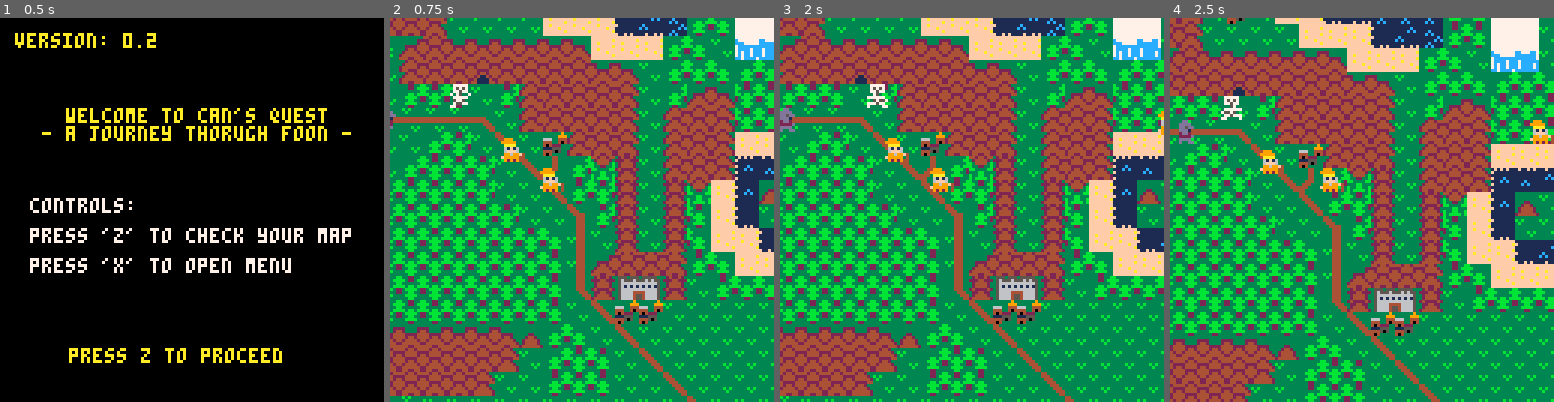
Above: before the commit, frames 1-4 (left to right).
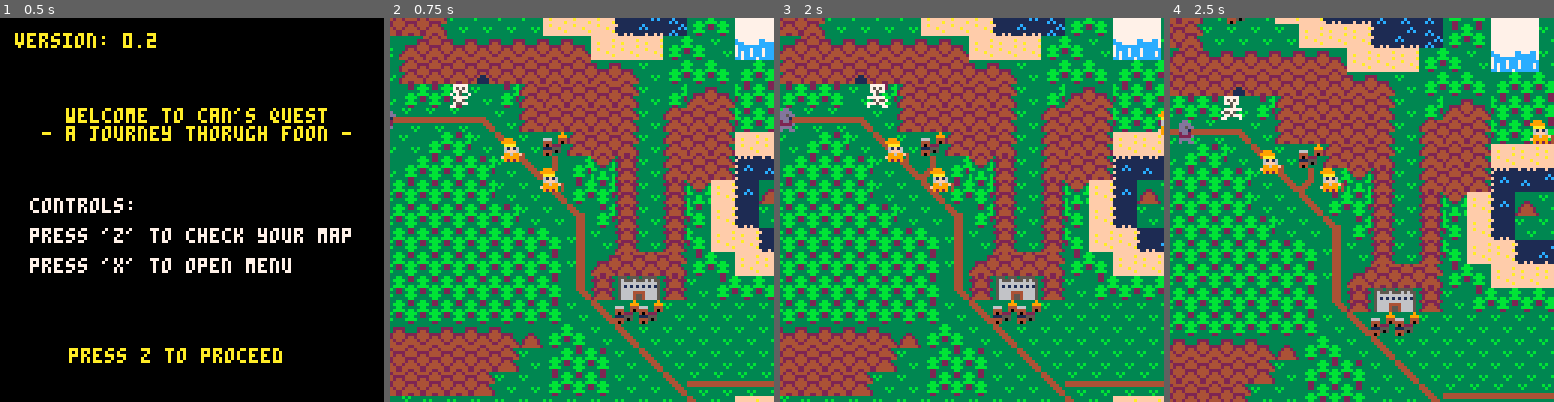
Above: after the commit, the same moments.

Repository: bigbadbones/cannsjourney
Game: PICO-8 cartridge foon.p8
Same seed, same stepped clock (60 frames per second), same inputs: the game is played once before the commit and once after it.
Inputs:
- Up to frame 1 (0.5 s): tap X (X key) at 0.33 s
- Up to frame 2 (0.75 s): tap O (Z key) at 0.7 s
- Up to frame 3 (2 s): tap X (X key) at 1.07, 1.85 s; hold Right from 1.6 s (still down); tap O (Z key) at 1.7 s
- Up to frame 4 (2.5 s): release Right at 2.1 s; tap O (Z key) at 2.1 s; hold Up 2.15-2.42 s; hold Right from 2.47 s (still down)

Frame 1 is identical in both runs. In frame 2, 0.7% of the frame differs, in the area x 77-100%, y 92-100%; in frame 3, 0.9%, in the area x 74-100%, y 92-100%; in frame 4, 0.6%.

Commit message:
began implementing battles, added menu sfx

Diff:
--- a/foon.p8
+++ b/foon.p8
@@ -11,7 +11,11 @@
  can.speed = 1
  can.size = {8,8}
  can.faceleft = false
+ animation_ongoing = false
+
  gamestate = 0 //0 is title screen
+
+
  sentence  = ""
  menuid = 1
  selectid = 1
@@ -136,27 +140,42 @@
 end
 
 function _update()
- if gamestate == 0 then
- 	handleinputs_titlescreen()
- elseif gamestate == 1 then
- 	handleinputs_worldscreen()
-
- elseif gamestate == 2 then
-  handleinputs_menuscreen()
+ if not animation_ongoing then
+
+  if gamestate == 0 then
+  	handleinputs_titlescreen()
+  elseif gamestate == 1 then
+  	handleinputs_worldscreen()
+
+  elseif gamestate == 2 then
+   handleinputs_menuscreen()
+
+  elseif gamestate == 3 then
+  	handleinputs_battlescreen()
+  end
  end
 end
 
 function _draw()
-	if gamestate==0 then
-		draw_titlescreen()
- elseif (gamestate==1) then
-  draw_worldscreen()
-  updatemapinteracts()
-	elseif gamestate ==2 then
-	 draw_menuscreen()
-	end
+ if animation_ongoing then
+ 	animate()
+ else
+ 	if gamestate==0 then
+ 		draw_titlescreen()
+  elseif (gamestate==1) then
+   draw_worldscreen()
+   updatemapinteracts()
+ 	elseif gamestate ==2 then
+ 	 draw_menuscreen()
+ 	elseif gamestate ==3 then
+ 		draw_battlescreen()
+ 	end
+ end
 end
 -->8
+
+
+
 function inittext()
  verbs =
  {"killed",
@@ -317,6 +336,64 @@
 	end
 end
 -->8
+
+canhealth = {1,1}
+enemyhealth ={1,1}
+battleselect = 1
+animation = {}
+battleturn = 0
+
+
+attack_anim = {}
+attack_anim.running = false
+attack_anim.lastupdate = nil
+attack_anim.duration = .2
+attack_anim.audio = 16
+attack_anim.slides = {69,70}
+attack_anim.location = {0,0}
+attack_anim.index = 1
+
+
+
+----------- animation ------
+
+function start_animation(a,loc)
+ a.index = 1
+ a.location = {loc[1],loc[2]}
+	animation = a
+	if a.audio then
+		sfx(a.audio)
+	end
+	spr(a.slides[a.index],
+	a.location[1],
+	a.location[2])
+
+	animation.lastupdate = time()
+ animation.index+=1
+	animation_ongoing = true
+end
+…(4 lines of a section not shown)…
+function animate()
+
+if time() - animation.lastupdate
+ >=animation.duration then
+ if animation.index>#animation.slides then
+ 	animation_ongoing = false
+	else
+ spr(animation.slides[animation.index],
+ animation.location[1],
+ animation.location[2])
+
+ animation.lastupdate = time()
+ animation.index+=1
+ end
+	end
+end
+
+----------- title -----------
 function draw_titlescreen()
  version = 0.2
  cls()
@@ -337,6 +415,7 @@
   end
 end
 
+----------- menu -----------
 function draw_menuscreen()
    cls()
    print("--menu--",50,10,7)
@@ -371,29 +452,32 @@
 	if menuscreen[menuid].text[selectid][2]!=0then
   menuid = menuscreen[menuid].text[selectid][2]
  	selectid = 1
- end
-end
-
+ 	sfx(18)
+ end
+end
 
 function handleinputs_menuscreen()
   if btnp(5) then
   	gamestate = 1
   	menuid = 1
   	selectid=1
+  	sfx(15)
   end
   if btnp(2) and selectid!=1  then
   	selectid-=1
+  	sfx(18)
   end
 
   if btnp(3) and menuscreen[menuid].len>=selectid+1 then
   	selectid+=1
+  	sfx(18)
   end
   if btnp(4) then
   	selectmenu()
   end
 end
 
-
+----------- world -----------
 
 function draw_worldscreen()
   cls()
@@ -442,6 +526,7 @@
 
   if btnp(5) then
   	gamestate = 2
+  	sfx(15)
   end
 
   if world == "overworld" then
@@ -463,10 +548,203 @@
 
 
 end
+
+----------- battle -----------   cls()
+function draw_battlescreen()
+ cls()
+ print("!!battle!!",50,10,7)
+ draw_battle_art()
+	draw_battlemenu()
+
+end
+
+function getenemysprite()
+updatesprite(npcs[2])
+return {npcs[2],"evil ogre"}
+end
+
+function draw_battle_art()
+ drawhealthbars(canhealth,enemyhealth)
+
+
+ updatesprite(can)
+ spr(can.frames[can.frameid],
+ 15,
+ 75)
+ print ("can\nthe yellow",10,30,10)
+
+	enemy = getenemysprite ()
+	spr(enemy[1].frames[enemy[1].frameid],
+	95,
+	75,
+	1,1,true,	false)
+ print (enemy[2],75,30,10)
+end
+
+
+function drawhealthbars(chealth,ehealth)
+ local xoff = 0
+ local yoff = 50
+ local barwidth = 50
+ local barheight = 5
+ local enemyspace = 75
+ local hpmpspace = 8
+ print (enemyhealth[1],10,10,9)
+ print ("hp:",xoff,yoff,8)
+ rectfill(xoff+12,
+ yoff,
+ xoff+barwidth*chealth[1],
+ yoff+barheight,8)
+ rect(xoff+12,
+ yoff,
+ xoff+barwidth,
+ yoff+barheight,2)
+
+ print ("mp:",
+ xoff,
+ yoff+hpmpspace,
+ 12)
+ rectfill(xoff+12,
+ yoff + hpmpspace,
+ xoff +barwidth*canhealth[2],
+ yoff + hpmpspace+ barheight,
+ 12)
+ rect(xoff+12,
+ yoff + hpmpspace,
+ xoff +barwidth,
+ yoff + hpmpspace+ barheight,
+ 1)
+
+ print ("hp:",xoff-10+enemyspace,yoff,8)
+ rectfill(xoff+enemyspace,
+ yoff,
+ xoff+relativebar(enemyhealth[1],barwidth)+
+  enemyspace,
+ yoff+barheight,8)
+ rect(
+ xoff+enemyspace,
+ yoff,
+ xoff+barwidth+enemyspace,
+ yoff+barheight,2)
+ print ("mp:",
+ xoff+enemyspace-10,
+ yoff+hpmpspace,
+ 12)
+ rectfill(xoff+enemyspace,
+ yoff + hpmpspace,
+ xoff + enemyspace+relativebar(ehealth[2],barwidth),
+ yoff + hpmpspace+ barheight,
+ 12)
+ rect(xoff+enemyspace,
+ yoff + hpmpspace,
+ xoff + barwidth+enemyspace,
+ yoff + hpmpspace+ barheight,
+ 1)
+ end
+
+function battleselectmenu()
+ if (	battleturn == 0)
+ and not animation_ongoing then
+  	if battleselect == 3 then
+  	  gamestate = 1
+    	menuid = 1
+    	selectid=1
+   elseif battleselect ==1 then
+   	attack()
+   elseif battleselect ==2 then
+   	magic()
+  	end
+ else
+ 	enemyturn()
+ end
+end
+
+function relativebar(health,width)
+
+if health <0.1 then
+
+return 0
+
+else
+
+return health*width
+end
+end
+
+function attack()
+
+ if enemyhealth[1] >=0.01
+ then
+		enemyhealth[1] -=0.1
+		start_animation(attack_anim,{95,72})
+	end
+	battleturn = 1
+end
+
+function magic ()
+ if enemyhealth[1] > 0.01
+ then
+		enemyhealth[1] -=0.1
+	end
+end
+
+function enemyturn()
+	local move = flr(rnd(2))
+	if (move != -1) then
+	 if canhealth[1] >=0.01 then
+			canhealth[1] -=0.1
+			start_animation(attack_anim,{15,75})
+
+		end
+	end
+		battleturn = 0
+end
+function draw_battlemenu()
+ if (battleturn == 1)
+ then
+	 enemyturn()
+ end
+	rect (1,90,125,125,10)
+	print("attack",25,95,10)
+	print("spell",25,105,10)
+	print("run",25,115,10)
+	drawarrow(15,87+10*battleselect,10)
+end
+
+function handleinputs_battlescreen()
+
+  if btnp(2) and battleselect!=1  then
+  	battleselect-=1
+  end
+
+  if btnp(3) and 3>=battleselect+1 then
+  	battleselect+=1
+  end
+
+  if btnp(4) then
+   battleselectmenu()
+  end
+
+end
 -->8
+
+outside_hoggsface = {37,21,37,21}
+outside_capitol_city = {40,28,41,28}
+outside_gratax = {43,46,43,46}
+outside_meagas = {46,34,46,34}
+
+outside_furlingshire = {31,34,37,34}
+outside_terrakis = {22,29,23,29}
+outside_jizzleknob = {52,21,53,21}
+
+
+
+nr_of_towns =8
+towns ={}
+
+
 function init_mapelems()
- nr_of_towns =1
- towns ={}
+
  for n=1,nr_of_towns do
   add(towns,{})
   towns[n].nr_of_elems = 0
@@ -474,14 +752,102 @@
  end
 
  --hogsface
- towns[1].nr_of_elems =2
+ towns[1].nr_of_elems =4
  towns[1].elems=
  {
-
- {114,120,003,"tavern"},
- {114,125,004,nil}
-
- }
+ {114,120,003,"tavern",2},
+ {98,125,004,nil,nil},
+ {67,120,7,"exit",1},
+ {67,121,7,"exit",1}
+ }
+
+ --tavern
+ towns[2].nr_of_elems = 2
+ towns[2].elems=
+ {
+ {67,121,15,"exit",1},
+ {67,122,15,"exit",1}
+ }
+
+
+  --capitol
+ towns[3].nr_of_elems =10
+ towns[3].elems=
+ {
+ {98,118,2,nil,nil},
+ {98,125,003,nil,nil},
+ {98,126,005,nil,nil},
+ {98,123,004,nil,nil},
+ {98,123,004,nil,nil},
+ {98,123,004,nil,nil},
+ {20,121,1,nil,nil},
+ {21,122,1,nil,nil},
+ {67,120,7,"exit",3},
+ {67,121,7,"exit",3}
+ }
+
+ --gratax
+ towns[4].nr_of_elems =6
+ towns[4].elems=
+ {
+ {98,118,2,nil,nil},
+ {98,125,2,nil,nil},
+ {98,129,005,nil,nil},
+ {98,123,004,nil,nil},
+ {67,120,7,"exit",4},
+ {67,121,7,"exit",4}
+ }
+
+  --meagas
+ towns[5].nr_of_elems =6
+ towns[5].elems=
+ {
+ {98,118,2,nil,nil},
+ {98,125,2,nil,nil},
+ {98,129,005,nil,nil},
+ {98,123,004,nil,nil},
+ {67,120,7,"exit",4},
+ {67,121,7,"exit",4}
+ }
+
+
+
+ --furlingshire
+ towns[6].nr_of_elems =6
+ towns[6].elems=
+ {
+ {98,118,2,nil,nil},
+ {98,125,2,nil,nil},
+ {98,129,005,nil,nil},
+ {98,123,004,nil,nil},
+ {67,120,7,"exit",4},
+ {67,121,7,"exit",4}
+ }
+--terrakis
+ towns[7].nr_of_elems =6
+ towns[7].elems=
+ {
+ {98,118,2,nil,nil},
+ {98,125,2,nil,nil},
+ {98,129,005,nil,nil},
+ {98,123,004,nil,nil},
+ {67,120,7,"exit",4},
+ {67,121,7,"exit",4}
+ }
+--jizzleknob
+ towns[8].nr_of_elems =6
+ towns[8].elems=
+ {
+ {98,118,2,nil,nil},
+ {98,125,2,nil,nil},
+ {98,129,005,nil,nil},
+ {98,123,004,nil,nil},
+ {67,120,7,"exit",4},
+ {67,121,7,"exit",4}
+ }
+
+
+
 
 end
 
@@ -489,11 +855,11 @@
 function draw_mapelems()
  if not (world=="overworld")and
  towns[townid] then
-
-  for n=1,towns[townid].nr_of_elems do
+  for n=1, towns[townid].nr_of_elems do
    elem =towns[townid].elems[n]
    spr(elem[1],
    (elem[2]-cellx) *8+sx,
+
    (elem[3]-celly) *8+sy)
   end
 
@@ -502,79 +868,56 @@
 end
 
 function updatemapinteracts()
-
 if not (world=="overworld") then
   for n=1,towns[townid].nr_of_elems do
-   elem =towns[townid].elems[n]
-
-   if (isplayerintersecting(
-    ((elem[2]-cellx) *8+sx),
-    ((elem[3]-celly) *8+sy))
-    )
+   local elem = towns[townid].elems[n]
+   if (isplayerintersecting
+   ((( elem[2]-cellx) *8+sx),
+    (( elem[3]-celly) *8+sy))
+   )
     then
-   	 if elem[4] then
-   	 	teleport(elem[4])
-   	 end
-
+   	 if  elem[4] and elem[5] then
+   	 townid = elem[5]
+    	teleport(elem[4])
+    	break
+   	end
    end
   end
 
 	end
 end
--->8
-function drawmap()
-
- if world == "overworld" then
-  	map(0, 0,mapxoffset, mapyoffset, 128, 64 )
-			if drawtext then
- 			for s=1,#stringstodraw do
- 			 string = stringstodraw[s]
- 				print(string[1],string[2][1]+mapxoffset,string[2][2]+mapyoffset,0)
- 			end
-			end
- else
-  	map(cellx, celly, sx, sy,celw, celh)
-
-
-   if world == "tavern" then
-  		spr(80,40,50) --usidore
-  		spr(81,30,40) -- arnie
-  		spr(82,40,30) --chunt
-  		spr(112,40,40) --table
-  end
-
- end
-
-end
--->8
-tavernbox = {116,9,127,14}
-outside_hoggsface = {36,21,37,21}
-hogsfacedoor = {120,7,121,7}
-taverndoor ={119,2,121,2}
-
-function teleport(location,isexit)
+
+
+function teleport(location)
  oldx = can.x
  oldy = can.y
+ oldworld = world
+ oldcellx = cellx
+ oldcelly = celly
+ oldsx = sx
+ oldsy = sy
+ oldcelw = celw
+ oldcelh = celh
+
  teleportworked = false
- if location =="overworld" then
- 	world="overworld"
- 	mapyoffset -=10
- 	if isexit then
- 		loc = oldlocs[#oldlocs]
+ if location == "exit" then
+  	loc = oldlocs[#oldlocs]
  		del(oldlocs,loc)
- 		--overworld has fixed x,y
- 		-- this hides a weird bug
- 		-- where the x y was weird
- 		-- when returning to overworld
- 		--cann.x = loc[1]
- 		--cann.y = loc[2]
- 	else
- 		--cann.x = 50
- 		--cann.y = 50
- 	end
-		 can.x = 50
- 		can.y = 50
- 	teleportworked = true
+ 		can.x = loc[1]
+ 		can.y = loc[2]
+ 		world = loc[3]
+ 		cellx = loc[4]
+   celly = loc[5]
+   sx    = loc[6]
+   sy    = loc[7]
+   celw  = loc[8]
+   celh  = loc[9]
+   if world == "overworld" then
+   	mapyoffset-=8
+   else
+   can.y+=8
+   end
+
  elseif location =="tavern" then
  	cellx = 116
  	celly = 10
@@ -583,49 +926,43 @@
  	celw = 12
  	celh = 6
  	world="tavern"
- 	if isexit then
- 		loc = oldlocs[#oldlocs]
- 		del(oldlocs,loc)
- 		can.x = loc[1]
- 		can.y = loc[2]+20
- 	else
- 		can.x = 65
- 		can.y = 55
- 	end
+ 	can.x = 65
+ 	can.y = 55
  	teleportworked = true
- 	add(stringlist,{"i am usidore wizard of the twelfth realm of ephesius",{114*8,12*8},currtime+5})
- elseif location =="hogsface" then
+ elseif location =="town" then
  	cellx = 116
  	celly = 0
-
  	sx = 25
  	sy = 25
  	celw = 12
  	celh = 8
- 	if isexit then
- 		loc = oldlocs[#oldlocs]
- 		del(oldlocs,loc)
- 		can.x = loc[1]
- 		can.y = loc[2]+5
- 	else
- 		can.x = 58
- 		can.y = 70
- 	end
- 	world="hogsface"
+ 	can.x = 58
+ 	can.y = 70
+ 	world="town"
  	teleportworked = true
 	end
 
 	if teleportworked then
-		add(oldlocs,{oldx,oldy})
+		add(oldlocs,
+		{oldx,
+		oldy,
+		oldworld,
+  oldcellx,
+  oldcelly,
+  oldsx,
+  oldsy,
+  oldcelw,
+  oldcelh
+		})
 	end
 
 end
 
 function xywithin(x,y,box)
-if x >= box[1]*8 then
+if x+4 >= box[1]*8 then
 		if x<= box[3]*8 then
-			if y>=box[2]*8 then
-				if y<=box[4]*8 then
+			if y+4>=(box[2]*8) then
+				if y<=(box[4]*8) then
 					return true
 				end
 			end
@@ -646,18 +983,62 @@
   y-=sy
   y+=celly*8
  end
- if xywithin(x,y,tavernbox) then
- 	teleport("hogsface",isexit)
- elseif xywithin(x,y,hogsfacedoor) then
- 	teleport("overworld",isexit)
- elseif xywithin(x,y,outside_hoggsface) then
-  teleport("hogsface",isexit)
-  elseif xywithin(x,y,taverndoor) then
-  teleport("tavern",isexit)
- end
-end
-
-
+ if xywithin(x,y,outside_hoggsface) then
+  townid = 1
+  teleport("town")
+ elseif xywithin(x,y,outside_capitol_city) then
+  townid = 3
+  teleport("town")
+ elseif xywithin(x,y,outside_gratax) then
+  townid = 4
+  teleport("town")
+ elseif xywithin(x,y,outside_meagas) then
+  townid = 5
+  teleport("town")
+ elseif xywithin(x,y,outside_furlingshire) then
+  townid = 6
+  teleport("town")
+ elseif xywithin(x,y,outside_terrakis) then
+  townid = 7
+  teleport("town")
+ elseif xywithin(x,y,outside_jizzleknob) then
+  townid = 8
+  teleport("town")
+
+
+
+ end
+
+end
+
+
+
+-->8
+function drawmap()
+
+ if world == "overworld" then
+  	map(0, 0,mapxoffset, mapyoffset, 128, 64 )
+			if drawtext then
+ 			for s=1,#stringstodraw do
+ 			 string = stringstodraw[s]
+ 				print(string[1],string[2][1]+mapxoffset,string[2][2]+mapyoffset,0)
+ 			end
+			end
+ else
+  	map(cellx, celly, sx, sy,celw, celh)
+
+
+   if world == "tavern" then
+  		spr(80,40,50) --usidore
+  		spr(81,30,40) -- arnie
+  		spr(82,40,30) --chunt
+  		spr(112,40,40) --table
+  end
+
+ end
+
+end
+-->8
 
 -->8
 
@@ -1086,7 +1467,7 @@
 
 
 __gff__
-0101000000000001010101010101010101010001020200010101000100010101020101010000000101010101010101010000000000000000000000000000000000000006000000808080808080000000010101010000008080808080800000000000000200000080808080000000000001000001000000808000000000000000
+0101000000000001010101010101010101010001020200010101000100010101020101010000000101010101010101010000000000000000000000000000000000000006000000808080808080000000010101000000008080808080800000000000000200000080808080000000000001000001000000808000000000000000
 0000000000000000000000000000000000000000000000000000000000000000000000000000000000000000000000000000000000000000000000000000000000000000000000000000000000000000000000000000000000000000000000000000000000000000000000000000000000000000000000000000000000000000
 __map__
 1e1e1e1e1e1e1e1e1e1e1e1e1e1e1e1e1e1e2e1e1e1e1e1e1e1e1e1e1e1e01010101010101010101010101010101010101010101013c013c3c3c3c3c3c3c3c3c3c3c3c3c0000000000000000000000000000000000000000000000000000000000000000000000000000000000000000000000000a2b2b2b2b2b2b2b2b2b2b0c
@@ -1096,54 +1477,58 @@
 1e1e1e1e1e1e1e1e1e1e1e1e1e1e1e1e1e1e1e1e1e1e1e1e1e1e1e1e1e1e0101010101010101010101010101010101010101010101010100000000000000000000000000000000000000000000000000000000000000000000000000000000000000000000000000000000000000000000000000111212121212121212121213
 1e1e1e1e1e1e1e1e1e1e1e1e1e1e1e1e1e1e1e1e1e1e1e1e1e1e1e1e1e1e0101010101010101010101010101010101010101010101010100000000000000000000000000000000000000000000000000000000000000000000000000000000000000000000000000000000000000000000000000111212121212121212121213
 1e1e1e1e1e1e1e1e1e1e1e1e1e1e1e1e1e1e1e1e1e1e1e1e1e1e1e1e1e1e0101010101010101010101010101010101010101010101010100000000000000000000000000000000000000000000000000000000000000000000000000000000000000000000000000000000000000000000000000111212121212121212121213
-1e1e1e1e1e1e1e1e1e1e1e1e1e1e1e1e1e1e1e1e1e1e1e1e1e1e1e1e1e1e01010101010101010101010101010101010101010101010101000000000000000000000000000000000000000000000000000000000000000000000000000000000000000000000000000000000000000000000000002b2b2b2b43432b2b2b2b2b2c
-1e1e1e1e1e1e1e1e1e1e1e1e1e1e1e1e1e1e1e1e1e1e1e1e1e1e1e1e1e1e2101010101010101010101010101010101010101010101010118181818181818181818181818181818181818181818181818181818181818181818181818181800000000000000000000000000000000000000000000000000004343000000000000
+1e1e1e1e1e1e1e1e1e1e1e1e1e1e1e1e1e1e1e1e1e1e1e1e1e1e1e1e1e1e01010101010101010101010101010101010101010101010101000000000000000000000000000000000000000000000000000000000000000000000000000000000000000000000000000000000000000000000000002b2b2b2b12122b2b2b2b2b2c
+1e1e1e1e1e1e1e1e1e1e1e1e1e1e1e1e1e1e1e1e1e1e1e1e1e1e1e1e1e1e2101010101010101010101010101010101010101010101010118181818181818181818181818181818181818181818181818181818181818181818181818181800000000000000000000000000000000000000000000000000001212000000000000
 1e1e1e1e1e1e1e1e1e1e1e1e1e1e1e1e1e1e1e1e1e1e1e1e1e1e1e1e1e1e1e22730101010101010101010101010101010101010101010118181818181818181818181818181818181818181818181818181818181818181818181818181800000000000000000000000000000000000000000000000000000000000000000000
 1e1e1e1e1e1e1e1e1e1e1e1e1e1e1e1e1e1e1e1e1e1e1e1e1e1e1e1e1e1e1e1e1e0101010101010101010101010101010101010101010101010101181818181818181818181818181818181818181818181818181818181818181818181800000000000000000000000000000000000000000000717171717171717171717171
 1e1e1e1e1e1e1e1e1e1e1e1e1e1e1e1e1e1e1e1e1e1e1e1e1e1e1e1e1e1e1e1e1e2322222223222223010101010101010101010101010101010122181818181818181818181818181818181818181818181818181818181818181818181800000000000000000000000000000000000000000000717171717171717171717171
 1e1e1e1e1e1e1e1e1e1e1e1e1e1e1e1e1e1e1e2e1e1e1e1e1e1f2525122d2e2f282818181818181818220101010101010101010101010101012218181818181818181818181818181818181818181818181818181818181818181818181800000000000000000000000000000000000000000000717171717171717171717171
 1e1e1e1e1e1e1e1e1e1e1e1e1e1e1e1e1e1e1e331d1e1e1e1e10252506040506161627282818181818182201010101010101012222220101221818181818181818181818181818181818181818181818181818181818181818181818181800000000000000000000000000000000000000000000717171717171717171717171
 1e1e1e1e1e1e1e1e1e1e1e1e1e1e1e1e1e2f1e331d1e1e1e102525300d0e0e0e0f1616161627181818181822220101222201010d0f120101181818181818181818181818181818181818181818181818181818181818181818181818181800000000000000000000000000000000000000000000717171717171717171717171
-1e1e1e1e1e1e1e1e1e1e1e1e1e1e1e1e2f12123c1d1e1e1e1e0e0e0e1e1e1e1e1f1220121616272818181804060101121201011d1e0f0101181818181818181818181818181818181818181818181818181818181818181818181818181800000000000000000000000000000000000000000000000000000043430000000000
-1e1e1e1e1e1e1e1e1e1e1e1e1e1e1e2f12123b121d2e2e1e1e1e1e1e102d1e1e1f1212121216161627281824260101121201011d1e1f0101120d0f12181818180d0e0e0e0e0e18181818181818181818181818181818181818181818181800000000000000000000000000000000000000000000000000000043430000000000
+1e1e1e1e1e1e1e1e1e1e1e1e1e1e1e1e2f12123c1d1e1e1e1e0e0e0e1e1e1e1e1f1220121616272818181804060101121201011d1e0f0101181818181818181818181818181818181818181818181818181818181818181818181818181800000000000000000000000000000000000000000000000000000012120000000000
+1e1e1e1e1e1e1e1e1e1e1e1e1e1e1e2f12123b121d2e2e1e1e1e1e1e102d1e1e1f1212121216161627281824260101121201011d1e1f0101120d0f12181818180d0e0e0e0e0e18181818181818181818181818181818181818181818181800000000000000000000000000000000000000000000000000000012120000000000
 1e1e1e1e1e1e1e1e1e1e1e1e1e1e2f12123b120d1e123b1d1e1e1e103030260d1e0e0e0e0e0e0f1616160406122123121201011d1e1f210104101006181818181d1e1e1e1e1e0f181818181818181818181818181818181818181818181800000000000000000000000000000000000000000000000000000000000000000000
 1e1e1e1e1e1e1e1e1e1e1e1e1e1f12123b120d2f123b121d1e1f10303026121d1e1e731e1e1e1e0e0f120405060405061221231d1e1f1223243030261818180d1e1e1e1e1e1e1f181818181818181818181818181818181818181818181800000000000000000000000000000000000000000000000000000000000000000000
 1e1e1e1e1e1e1e1e1e1e1e1e1e1f123d120d1e123b12121d1e2f252526121224252612241d1e1e1e1f12040d0f30302612120d1e1e2f1204123030301818181d1e1e1e1e1e1e1e0f1818181818181818181818181818181818181818181800000000000000000000000000000000000000000000000000000000000000000000
-1e1e1e1e1e1e1e1e1e1e1e1e1e1f12330d2f123b12120d1e2f12121212124631313145121d1e1e1e1f121d1e1f25252620122d2e2f120430303030301818181010101e1e1e1e2f181818181818181818181818181818181818181818181800000000000000000000000000000000000000000000000000000000000000000000
-1e1e1e1e1e1e1e1e1e1e1e1e1e1f123e12123b12120d1e2f12123b3f125512120430123a12201d1e1f121d1e1f161616161212121415303030303018181804303030102e2e2e2f181818181818181818181818181818181818181818181800000000000000000000000000000000000000000000000000000000000000000000
+1e1e1e1e1e1e1e1e1e1e1e1e1e1f12330d2f123b12120d1e2f12121212121c3131311a121d1e1e1e1f121d1e1f25252620122d2e2f120430303030301818181010101e1e1e1e2f181818181818181818181818181818181818181818181800000000000000000000000000000000000000000000000000000000000000000000
+1e1e1e1e1e1e1e1e1e1e1e1e1e1f123e12123b12120d1e2f12123b3f123b12120430123a12201d1e1f121d1e1f161616161212121415303030303018181804303030102e2e2e2f181818181818181818181818181818181818181818181800000000000000000000000000000000000000000000000000000000000000000000
 1e1e1e1e1e1e1e1e1e1e1e1e1e1e12123a3d12120d1e2f12123b123e3b121204303030123a3c04100b121d1e1f0708091616121212121212301818181212243030252506181818181818181818181818181818181818181818181818181800000000000000000000000000000000000000000000000000000000000000000000
 1e1e1e1e1e1e1e1e1e1e1e1e1e1e0e0f123a12122d2f12123b1212121212303030303012123a24300b120b1016171b120916121212121212301812121212242526121218181818181818181818181818181818181818181818181818181800000000000000000000000000000000000000000000000000000000000000000000
 1e1e1e1e1e1e1e1e1e1e1e1e1e1e1e1e0f123a121212123b120d0d0f123030303030303012123f240b120b26162712121916121212121212181812121212121212121818181818181818181818181818181818181818181818181818181800000000000000000000000000000000000000000000000000000000000000000000
 1e1e1e1e1e1e1e1e1e1e1e1e1e1e1f10100f123f12123b120d1e1e2f0f04303030303030300633120b120b06161627282916040612121212181212040505050612121818181818181818181818181818181818181818181818181818181800000000000000000000000000000000000000000000000000000000000000000000
 1e1e1e1e1e1e1e1e1e1e1e1e1e1e1f24262d0f3312123a12122d1e1010303030303030303026330d1e1e1f24061616161616042612121212181212243030302614151212181818181818181818181818181818181818181818181818181800000000000000000000000000000000000000000000000000000000000000000000
 1e1e1e1e1e1e1e1e1e1e101e1e1e1e123a12123c1212123a12122d0f303030303030303030263e0b14150b12240505050505261212121212182012121224261212331212181818181818181818181818181818181818181818181818181800000000000000000000000000000000000000000000000000000000000000000000
-1e1e1e1e1e1e1e1e1e10301e1e1e1e06123f3b12120d2f123a12121e1f242525252525252526123a20201212121212121212121212463131313131313131313131371218181818181818181818181818181818181818181818181818181800000000000000000000000000000000000000000000000000000000000000000000
+1e1e1e1e1e1e1e1e1e10301e1e1e1e06123f3b12120d2f123a12121e1f242525252525252526123a202012121212121212121212121c3131313131313131313131371218181818181818181818181818181818181818181818181818181800000000000000000000000000000000000000000000000000000000000000000000
 1e1e1e1e1e1e1e1f103030102d1e2430063312120d1f1415123f122d1e0e0e0e0e0e0e0f1b0406123a12121212121212121212123b120406121212121212121818181818181818181818181818181818181818181818181818181818181800000000000000000000000000000000000000000000000000000000000000000000
-1e1e1e1e1e1e1f10303030051d1e1f302633120d1e1f1231123e12122d1e1e1e1e1e1e2f12043026123a1212121212121212123b12040506181818181818181818181818181818181818181818181818181818181818181818181818181800000000000000000000000000000000000000000000000000000000000000000000
-1e1e1e1e1e1e1f30303030061d1e1f302633122d1e1e0e0e0e123a12122d1e1e1e1e2f121224252612123a121212121212123b1212121212181818181818181818181818181818181818181818181818181818181818181818181818181800000000000000000000000000000000000000000000000000000000000000000000
-…(26 lines of a section not shown)…
+1e1e1e1e1e1e1f10303030051d1e1f302633120d1e1f1231123e12122d1e1e1e1e1e1e2f12043026123a1212121212121212123d12040506181818181818181818181818181818181818181818181818181818181818181818181818181800000000000000000000000000000000000000000000000000000000000000000000
+1e1e1e1e1e1e1f30303030061d1e1f302633122d1e1e0e0e0e123a12122d1e1e1e1e2f121224252612123a31313131313131313612121212181818181818181818181818181818181818181818181818181818181818181818181818181800000000000000000000000000000000000000000000000000000000000000000000
+…(30 lines of a section not shown)…
Not shown, changed: 32 lines of the sprite sheet (__gfx__) section of foon.p8
Not shown, changed: the sound effects (__sfx__) section of foon.p8
Not shown, changed: page.js
